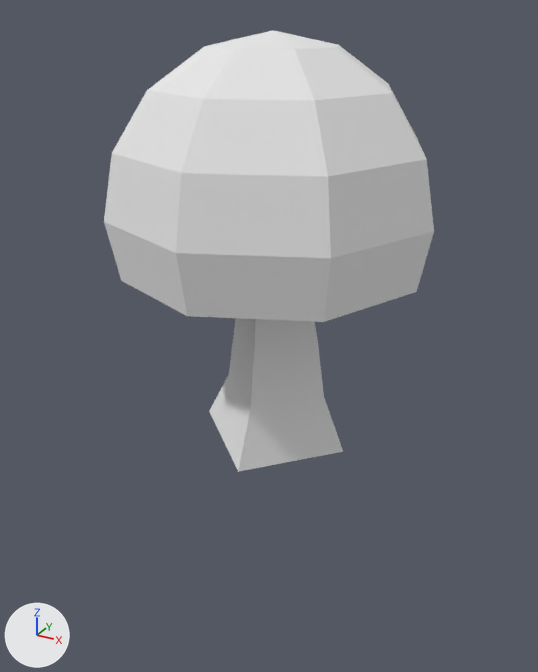
One commit to the OBJ model assets/models/smallmushroom2.obj: the scene before it, then after it.
Both versions are drawn from a 50 mm lens placed at (2.37, -4.37, 2.84), pointed at (-0.06, 0.04, 0.64). The axes (+X, +Y, +Z) are drawn at lower left. The lights are the same throughout. Where no turn or scale is listed for an object, it has been applied to the vertices.

Objects in the first picture: 'Cube_Cube.001', 'Sphere_Sphere.001'.
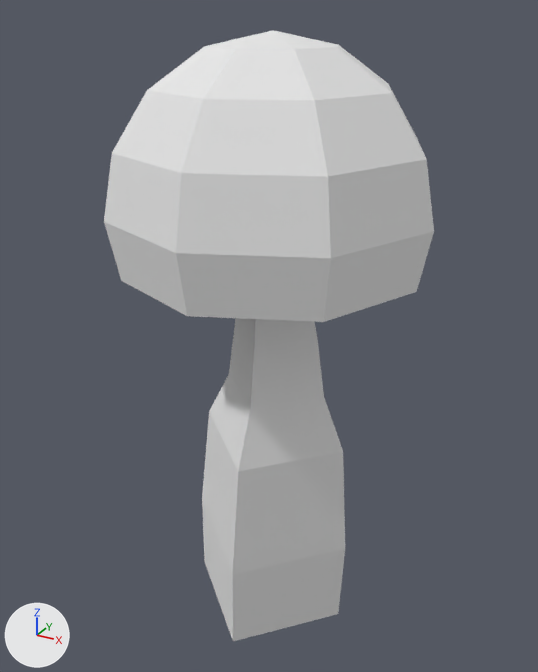
The newer file is also turned or shifted as a whole; pictures and numbers use the older file's frame.

Changed parts and their boxes (x1, y1, x2, y2) in the pictures (538 x 672 px):
'Cube_Cube.001', reshaped
    before: (209, 318, 343, 472)
    after: (202, 318, 345, 641)
part 1 of me_cube_cube_001, built on
    after: (202, 412, 345, 641)

What the commit changed:
me_cube_cube_001 is used by ob_cube_cube_001; location (0.0, 0.0, 0.0).
me_cube_cube_001 had 40 vertices, 38 faces and spanned x -0.56..0.58, y -0.58..0.56, z -0.15..2.56.
me_cube_cube_001 now has 48 vertices, 46 faces and spans x -0.72..0.62, y -0.62..0.72, z -1.79..2.56.
Part 1, on me_cube_cube_001:
1 face is deleted.
8 vertices are added at x -0.72..0.62, y -0.62..0.72, z -1.79..-1.0.
9 new faces join them.
